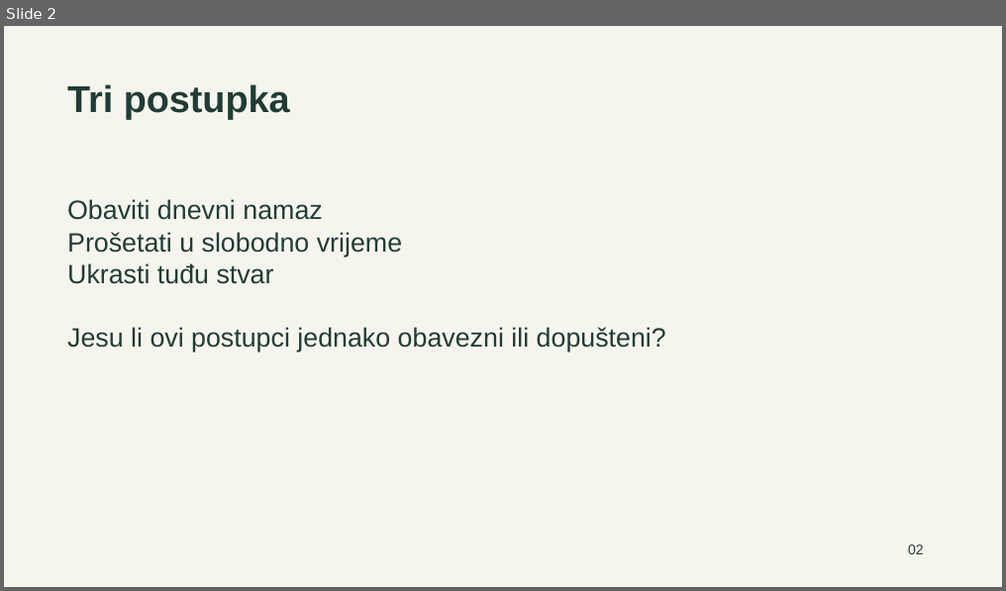
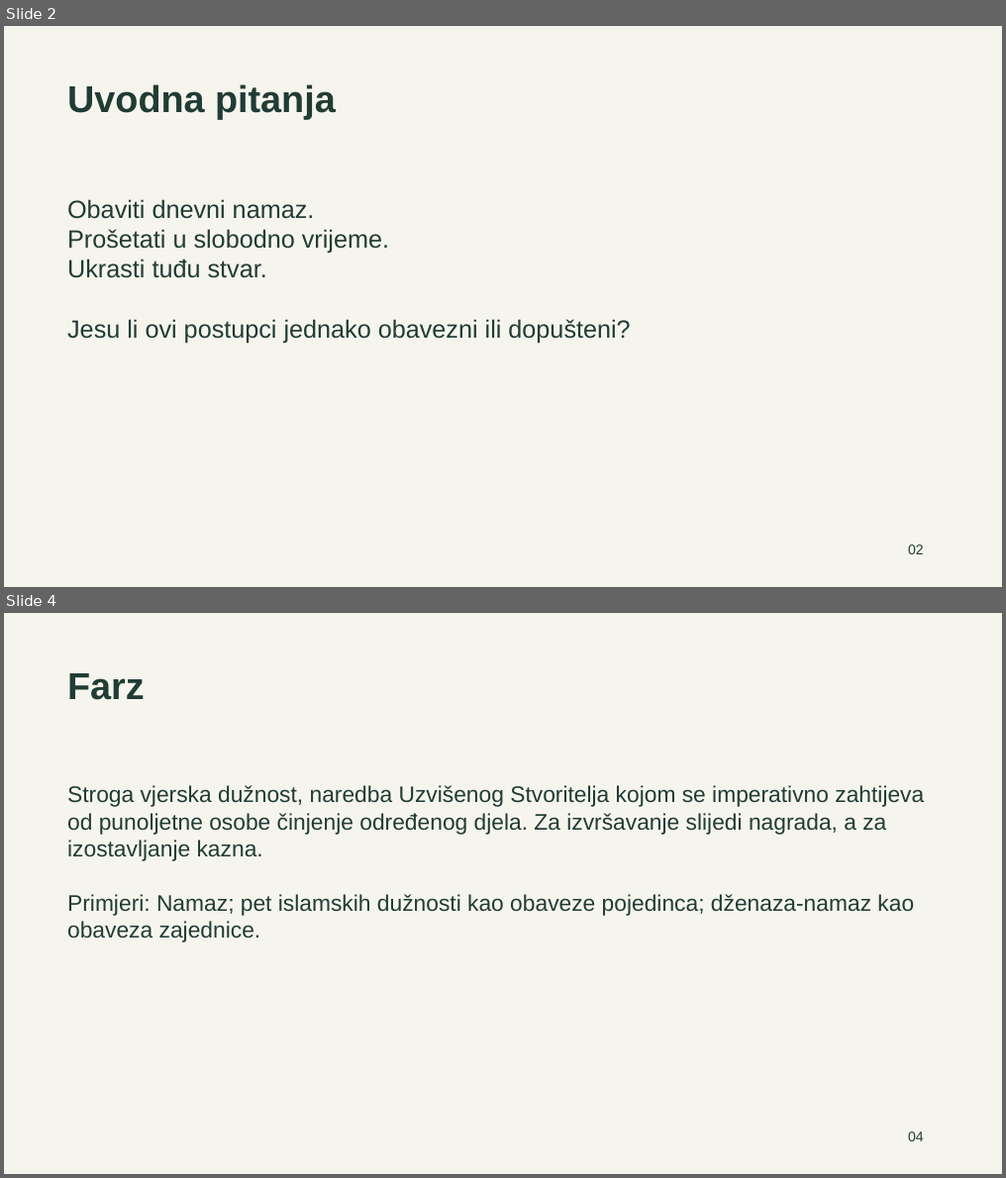
Before and after one commit to vjeronaukaskola/ogledni-cas-vrednovanje-djela, a slide deck: materijali/Prezentacija.pptx. Shown one above the other, each under a label of ours: slide 2 before the commit, slides 2 and 4 after it; the slides between them are not shown. The pictures are 1006x591 and 1006x1178 pixels, drawn with LibreOffice and Linux fonts; fonts in the diff are those of the drawing. Boxes give left, top, right and bottom in pixels: in the first picture for what was removed or moved away, otherwise in the second. Text is boxed around its words. In the diff, an @@ line names an element or a change of style, - is before the commit and + after.

```diff
--- a/materijali/Prezentacija.pptx
+++ b/materijali/Prezentacija.pptx
@@ slide 4 added at (4, 613, 1002, 1174), background #F6F5ED @@
@@ text added at (67, 673, 145, 700), 36 pt, text #203C35, bold @@
+Farz
@@ text added at (67, 785, 924, 943), 21.8 pt, text #203C35 @@
+Stroga vjerska dužnost, naredba Uzvišenog Stvoritelja kojom se imperativno zahtijeva od punoljetne osobe činjenje određenog djela. Za izvršavanje slijedi nagrada, a za izostavljanje kazna.
+Primjeri: Namaz; pet islamskih dužnosti kao obaveze pojedinca; dženaza-namaz kao obaveza zajednice.
@@ text added at (908, 1132, 924, 1142), 13.5 pt, text #203C35 @@
+04
@@ slide 2 changed as well @@
@@ text at (67, 84, 336, 119): text changed @@
-Tri postupka
+Uvodna pitanja
@@ text at (67, 199, 389, 278): text changed; size 25.5 to 24 pt @@
-Obaviti dnevni namaz
-Prošetati u slobodno vrijeme
-Ukrasti tuđu stvar
+Obaviti dnevni namaz.
+Prošetati u slobodno vrijeme.
+Ukrasti tuđu stvar.
@@ text at (67, 319, 630, 343): size 25.5 to 24 pt in "Jesu li ovi postupci jednako obavezni ili ..." @@
```
Also in this commit, not shown: 10 other slides changed, 18 other slides added, 8 slides removed, 10 other files.
